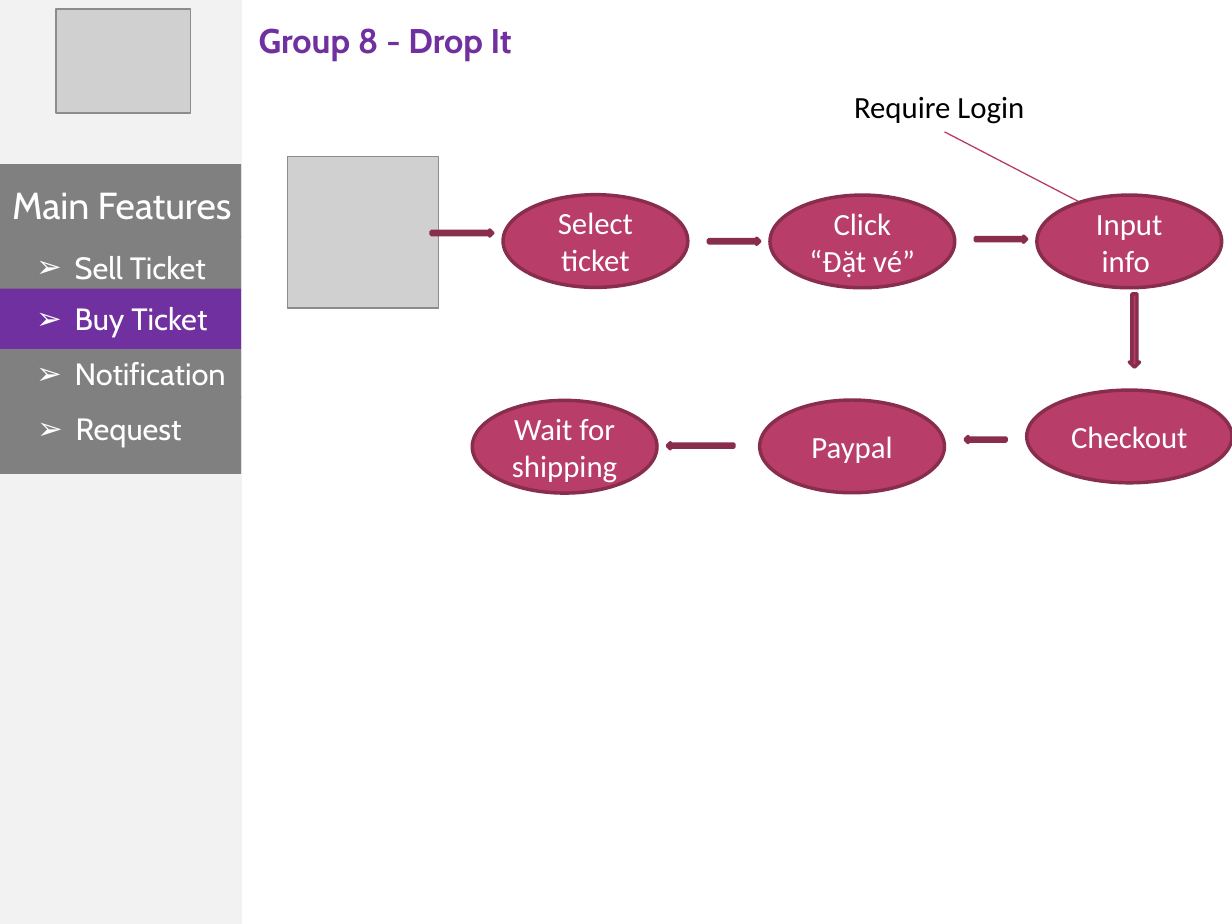
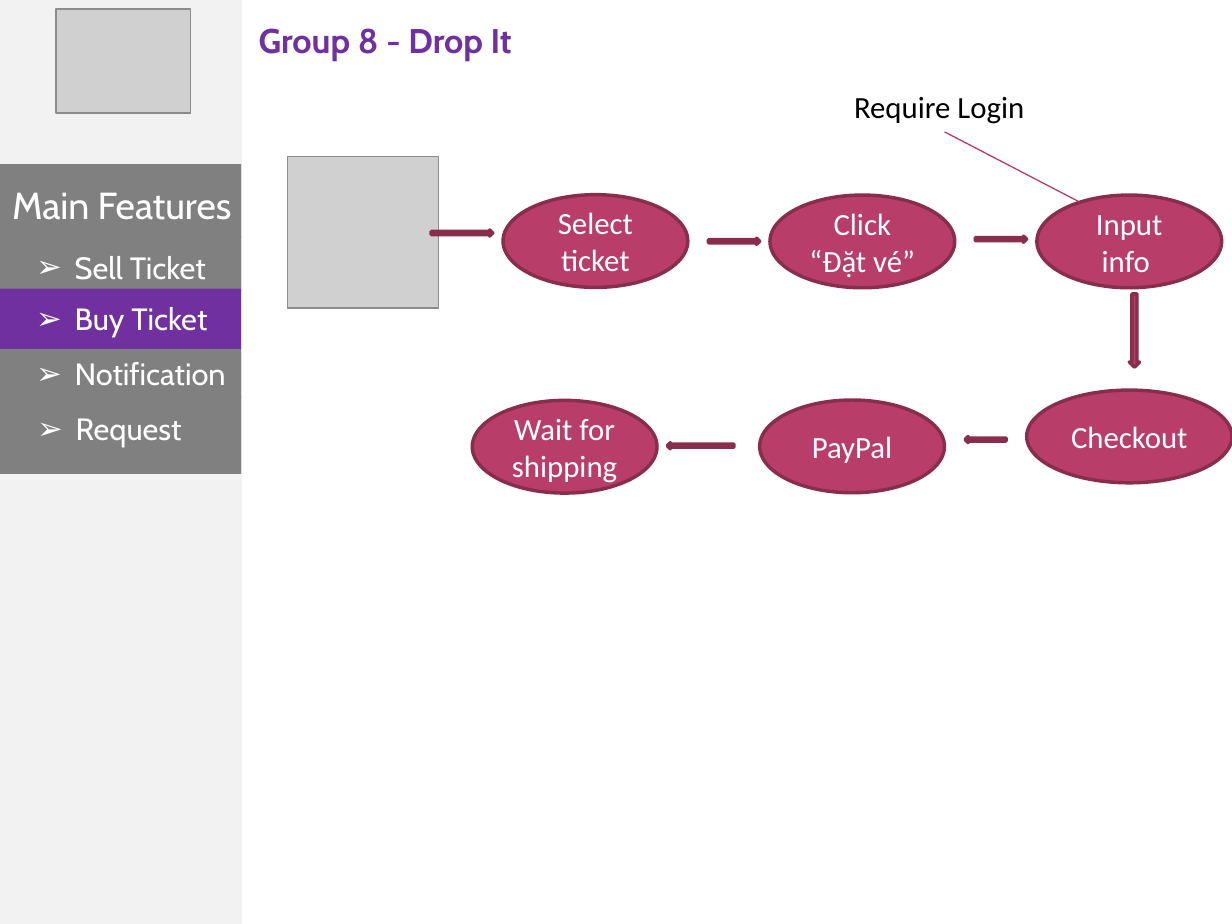
Before and after one commit to phonglk/fptu_capstone, a slide deck: slide 11 of Document/Present.pptx. Drawn at 1232x924 pixels with LibreOffice and Linux fonts; fonts in the diff are those of the drawing; grey boxes stand for pictures. Boxes give left, top, right and bottom in pixels: in the first picture for what was removed or moved away, otherwise in the second. Text is boxed around its words. In the diff, an @@ line names an element or a change of style, - is before the commit and + after.

```diff
--- a/Document/Present.pptx
+++ b/Document/Present.pptx
@@ text in ellipse at box(812, 436, 892, 463): text changed @@
-Paypal
+PayPal
```
Also in this commit, not shown: 1 other slide changed.
